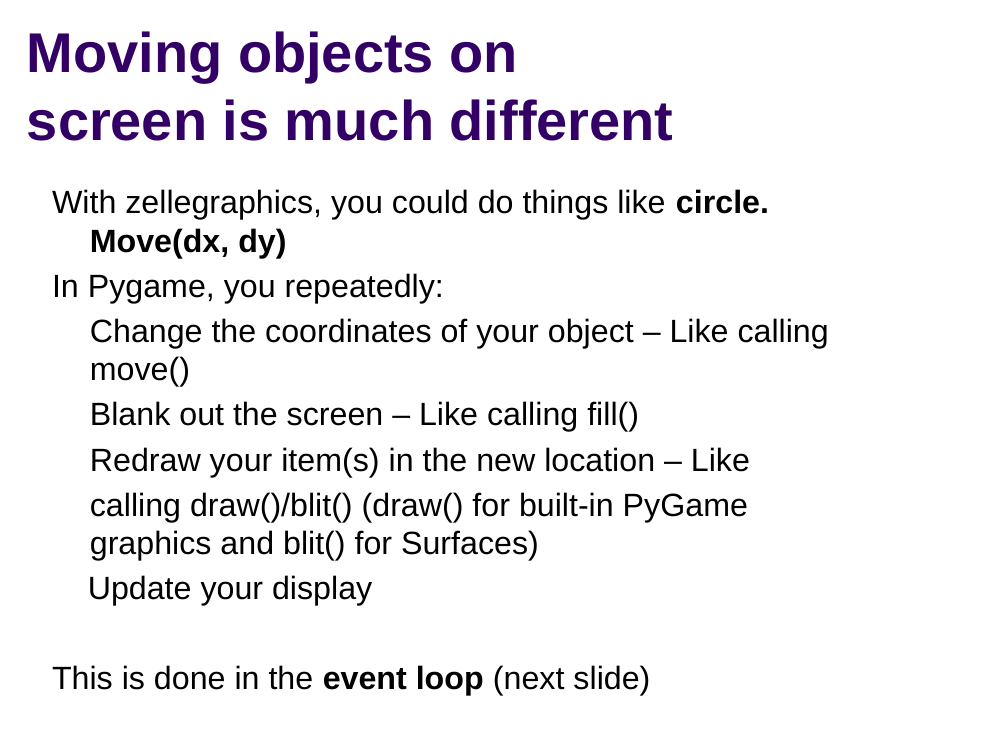
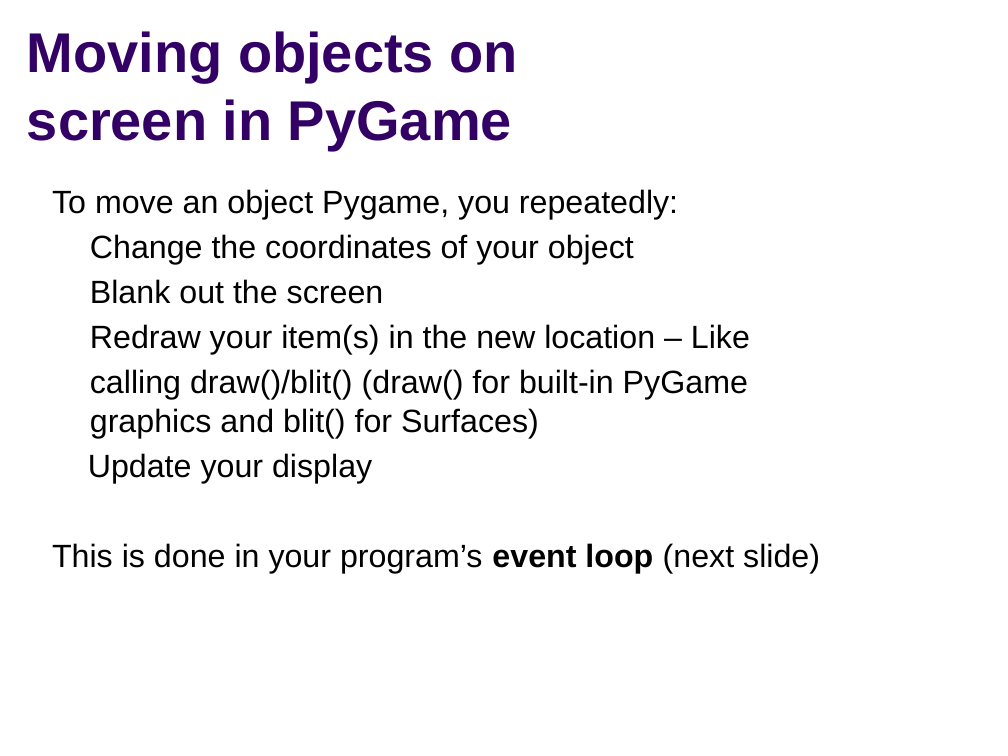
Before and after one commit to RHIT-CSSE/catapult, a slide deck: slide 5 of docs/Program/Session3/2019UpdatedPygame.pptx (slide 6 before the commit). Drawn at 1008x756 pixels with LibreOffice and Linux fonts; fonts in the diff are those of the drawing; background and template pictures are left out. Boxes give left, top, right and bottom in pixels: in the first picture for what was removed or moved away, otherwise in the second. Text is boxed around its words. In the diff, an @@ line names an element or a change of style, - is before the commit and + after.

```diff
--- a/docs/Program/Session3/2019UpdatedPygame.pptx
+++ b/docs/Program/Session3/2019UpdatedPygame.pptx
@@ title at (27, 31, 517, 149): text changed @@
-Moving objects on
-screen is much different
+Moving objects on
+screen in PyGame
@@ text at (52, 189, 678, 304): text changed @@
-With zellegraphics, you could do things like circle. Move(dx, dy)
-In Pygame, you repeatedly:
-Change the coordinates of your object – Like calling move()
-Blank out the screen – Like calling fill()
+To move an object Pygame, you repeatedly:
+Change the coordinates of your object
+Blank out the screen
@@ text at (52, 543, 820, 573): text changed @@
-This is done in the event loop (next slide)
+This is done in your program’s event loop (next slide)
```
Also in this commit, not shown: 8 other slides changed, 1 slide removed, 5 other files.
